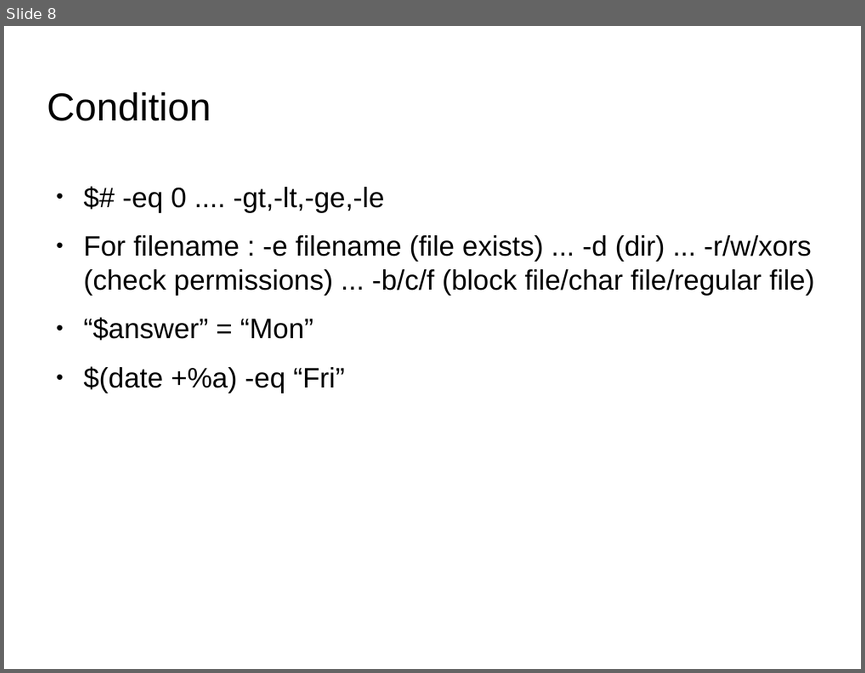
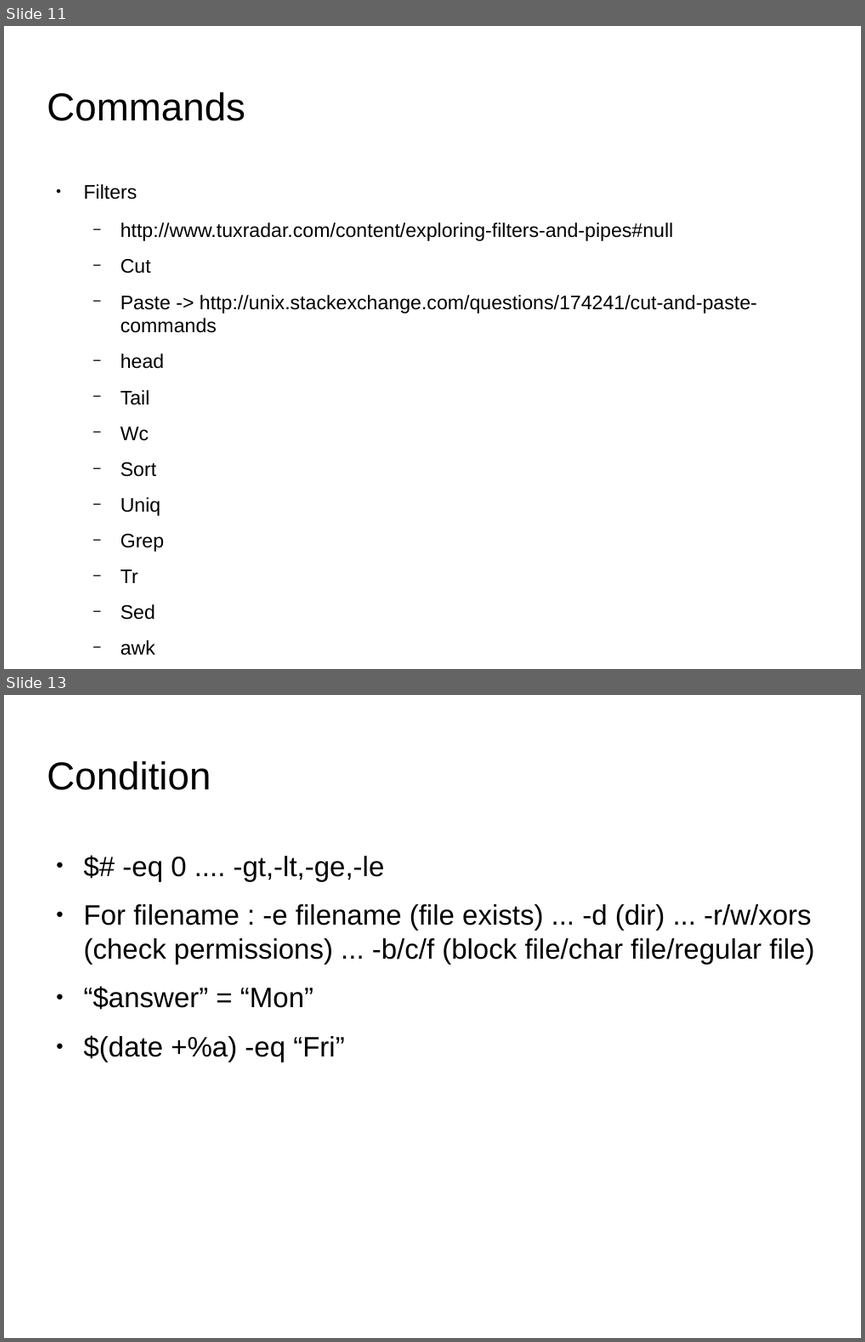
Before and after one commit to tanmayrajani/Internship_PreWork, a slide deck: Shell_Script/Shell_Script_Notes.odp. Shown one above the other, each under a label of ours: slide 8 before the commit, slides 11 and 13 after it; the slides between them are not shown. The pictures are 865x673 and 865x1342 pixels, drawn with LibreOffice and Linux fonts; fonts in the diff are those of the drawing; background and template pictures are left out. Boxes give left, top, right and bottom in pixels: in the first picture for what was removed or moved away, otherwise in the second. Text is boxed around its words. In the diff, an @@ line names an element or a change of style, - is before the commit and + after.

```diff
--- a/Shell_Script/Shell_Script_Notes.odp
+++ b/Shell_Script/Shell_Script_Notes.odp
@@ slide 11 added at [4,26,861,669], background picture (left out) @@
@@ title added at [46,92,245,121], 36 pt, text #000000 @@
+Commands
@@ text added at [84,184,757,655], 18.2 pt, text #000000 @@
+● Filters
+  − http://www.tuxradar.com/content/exploring-filters-and-pipes#null
+  − Cut
+  − Paste -> http://unix.stackexchange.com/questions/174241/cut-and-paste-commands
+  − head
+  − Tail
+  − Wc
+  − Sort
+  − Uniq
+  − Grep
+  − Tr
+  − Sed
+  − awk
@@ what was slide 8 is now slide 13 @@
```
Also in this commit, not shown: 1 slide changed, 4 other slides added, 1 other file.
